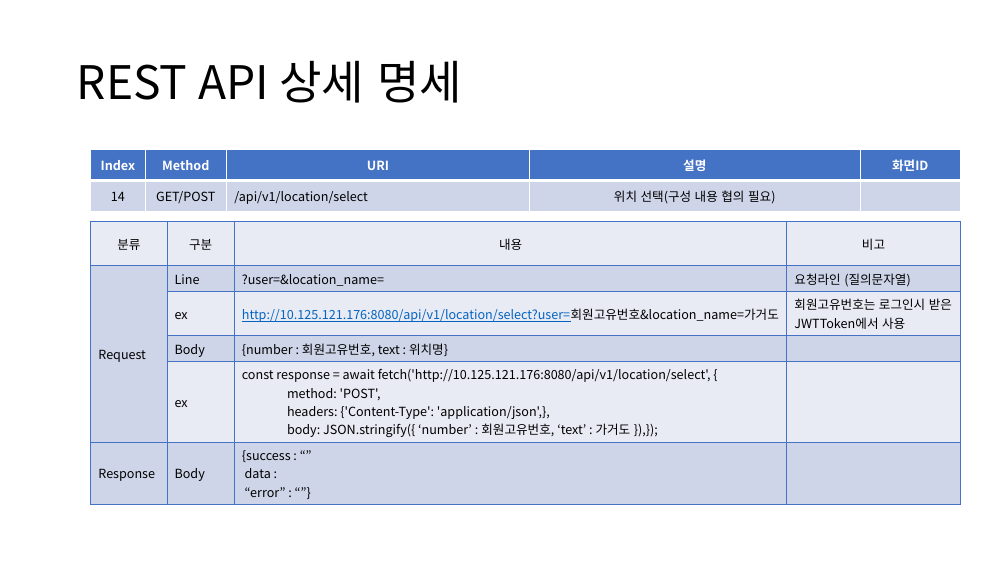
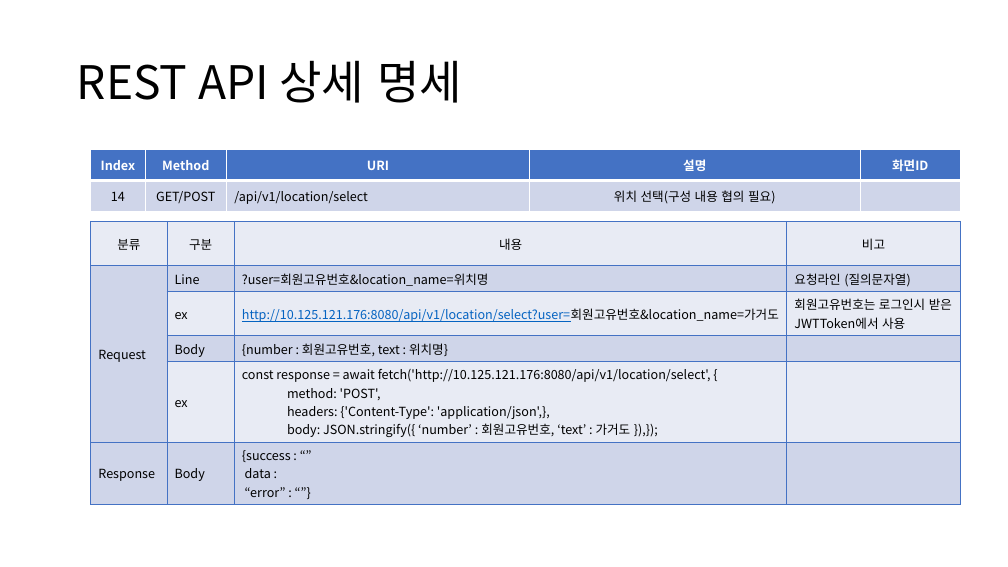
Before and after one commit to sujidaddy/workspace_miniproject, a slide deck: slide 36 of 미니프로젝트계획서제출용.pptx. Drawn at 1008x567 pixels with LibreOffice and Linux fonts; fonts in the diff are those of the drawing. Boxes give left, top, right and bottom in pixels: in the first picture for what was removed or moved away, otherwise in the second. Text is boxed around its words. In the diff, an @@ line names an element or a change of style, - is before the commit and + after.

Commit message:
지도에 회원정보 연결 추가

```diff
--- a/미니프로젝트계획서제출용.pptx
+++ b/미니프로젝트계획서제출용.pptx
@@ table at (91,222,960,501) @@
-row 2, column 3: ?user=&location_name=
+row 2, column 3: ?user=회원고유번호&location_name=위치명
```
Also in this commit, not shown: 15 other slides changed, 38 other files.
